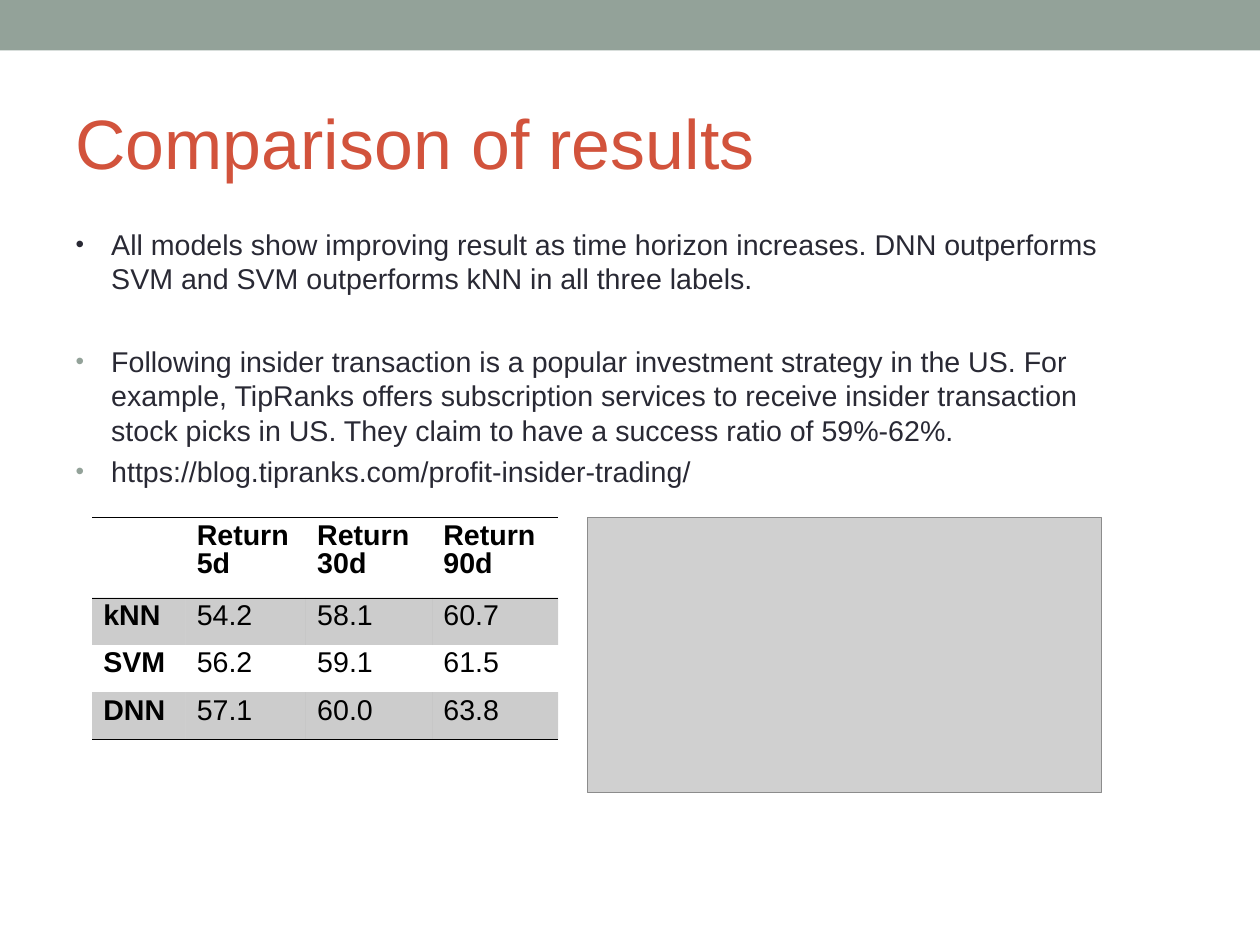
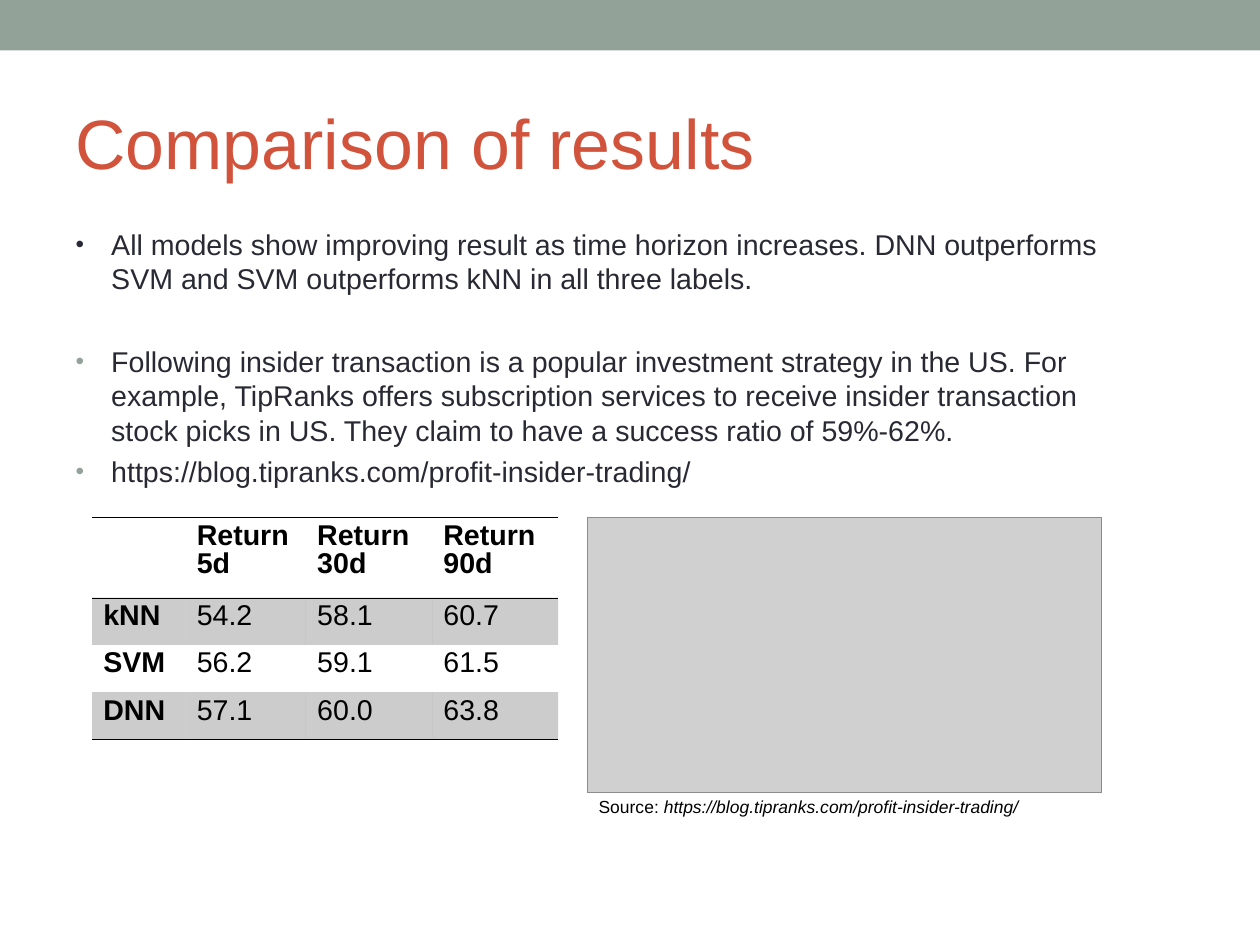
Before and after one commit to gafung/CIML, a slide deck: slide 13 of CIML presentation (Apr 18).ppt. Drawn at 1260x945 pixels with LibreOffice and Linux fonts; fonts in the diff are those of the drawing; grey boxes stand for pictures. Boxes give left, top, right and bottom in pixels: in the first picture for what was removed or moved away, otherwise in the second. Text is boxed around its words. In the diff, an @@ line names an element or a change of style, - is before the commit and + after.

```diff
--- a/CIML presentation (Apr 18).ppt
+++ b/CIML presentation (Apr 18).ppt
@@ text added at <box>599,800,1018,816</box>, 11 pt, text #000000, italic @@
+Source: https://blog.tipranks.com/profit-insider-trading/
```
Also in this commit, not shown: 1 other slide changed.
